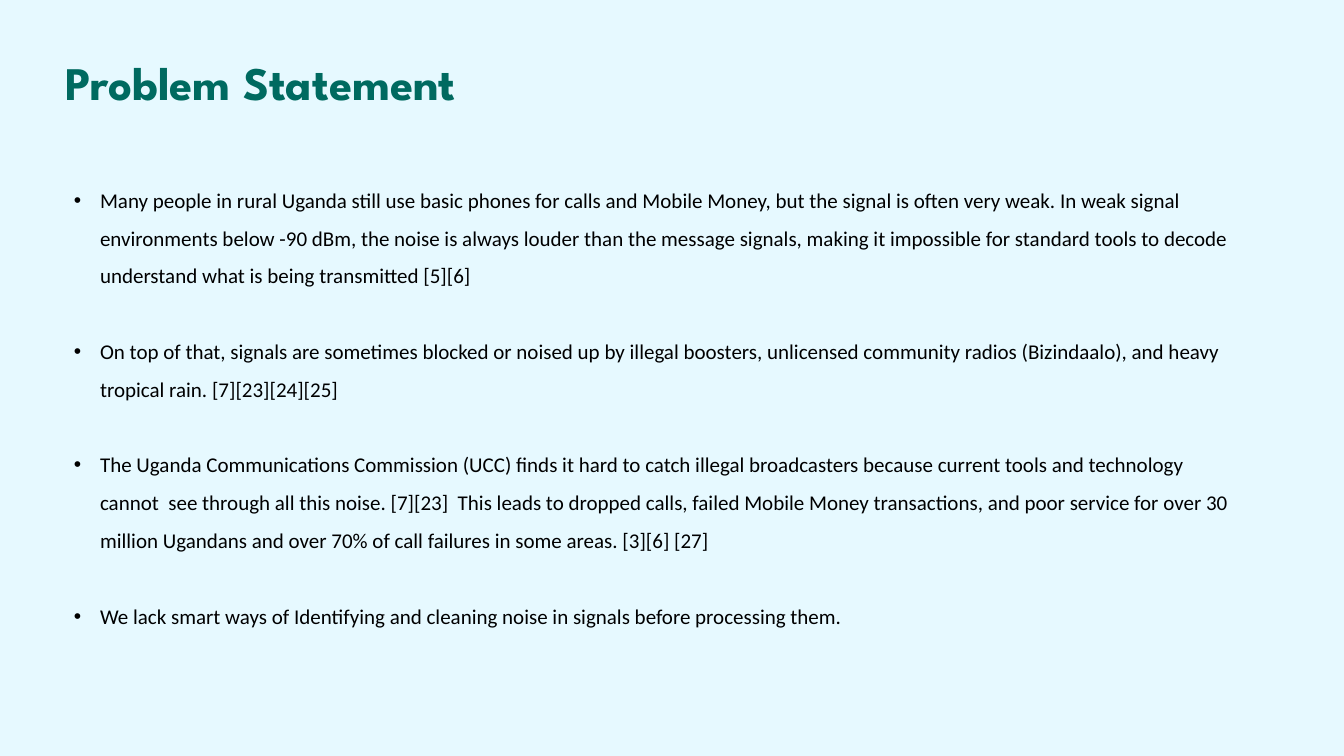
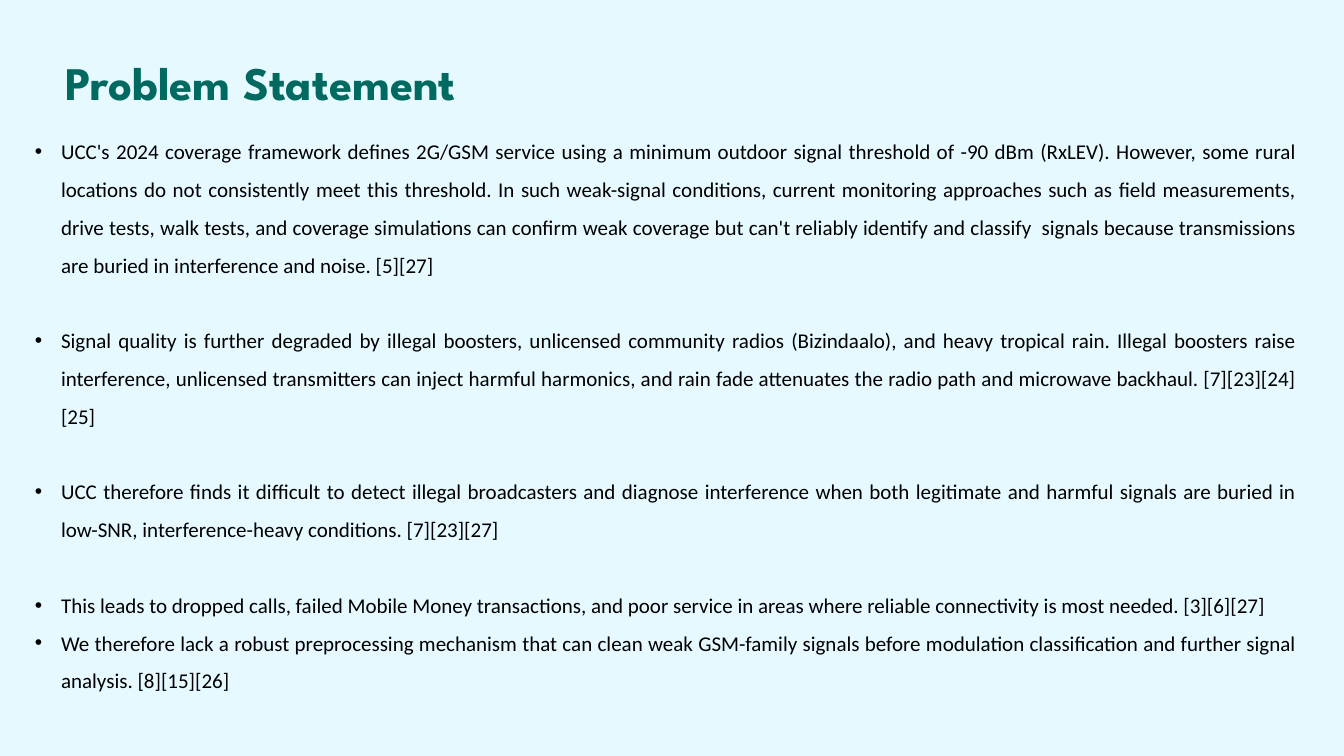
Before and after one commit to sharif-smj/Telecom-engineering-final-year-project, a slide deck: slide 5 of GSM Signal Denoising and Modulation Classification for Rural Uganda.pptx. Drawn at 1344x756 pixels with LibreOffice and Linux fonts; fonts in the diff are those of the drawing. Boxes give left, top, right and bottom in pixels: in the first picture for what was removed or moved away, otherwise in the second. Text is boxed around its words. In the diff, an @@ line names an element or a change of style, - is before the commit and + after.

```diff
--- a/GSM Signal Denoising and Modulation Classification for Rural Uganda.pptx
+++ b/GSM Signal Denoising and Modulation Classification for Rural Uganda.pptx
@@ text at <box>61,144,1295,692</box>: text changed @@
-• Many people in rural Uganda still use basic phones for calls and Mobile Money, but the signal is often very weak. In weak signal environments below -90 dBm, the noise is always louder than the message signals, making it impossible for standard tools to decode understand what is being transmitted [5][6]
-• On top of that, signals are sometimes blocked or noised up by illegal boosters, unlicensed community radios (Bizindaalo), and heavy tropical rain. [7][23][24][25]
-• The Uganda Communications Commission (UCC) finds it hard to catch illegal broadcasters because current tools and technology cannot see through all this noise. [7][23] This leads to dropped calls, failed Mobile Money transactions, and poor service for over 30 million Ugandans and over 70% of call failures in some areas. [3][6] [27]
-• We lack smart ways of Identifying and cleaning noise in signals before processing them.
+• UCC's 2024 coverage framework defines 2G/GSM service using a minimum outdoor signal threshold of -90 dBm (RxLEV). However, some rural locations do not consistently meet this threshold. In such weak-signal conditions, current monitoring approaches such as field measurements, drive tests, walk tests, and coverage simulations can confirm weak coverage but can't reliably identify and classify signals because transmissions are buried in interference and noise. [5][27]
+• Signal quality is further degraded by illegal boosters, unlicensed community radios (Bizindaalo), and heavy tropical rain. Illegal boosters raise interference, unlicensed transmitters can inject harmful harmonics, and rain fade attenuates the radio path and microwave backhaul. [7][23][24][25]
+• UCC therefore finds it difficult to detect illegal broadcasters and diagnose interference when both legitimate and harmful signals are buried in low-SNR, interference-heavy conditions. [7][23][27]
+• This leads to dropped calls, failed Mobile Money transactions, and poor service in areas where reliable connectivity is most needed. [3][6][27]
+• We therefore lack a robust preprocessing mechanism that can clean weak GSM-family signals before modulation classification and further signal analysis. [8][15][26]
```
Also in this commit, not shown: 14 other slides changed, 1 slide added, 2 other files.
